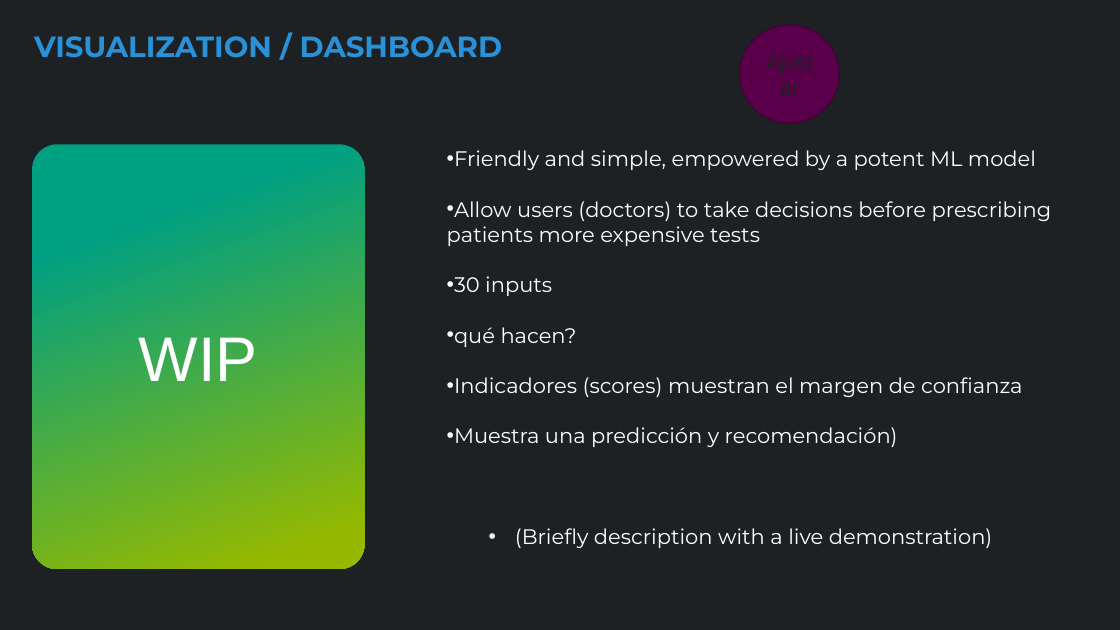
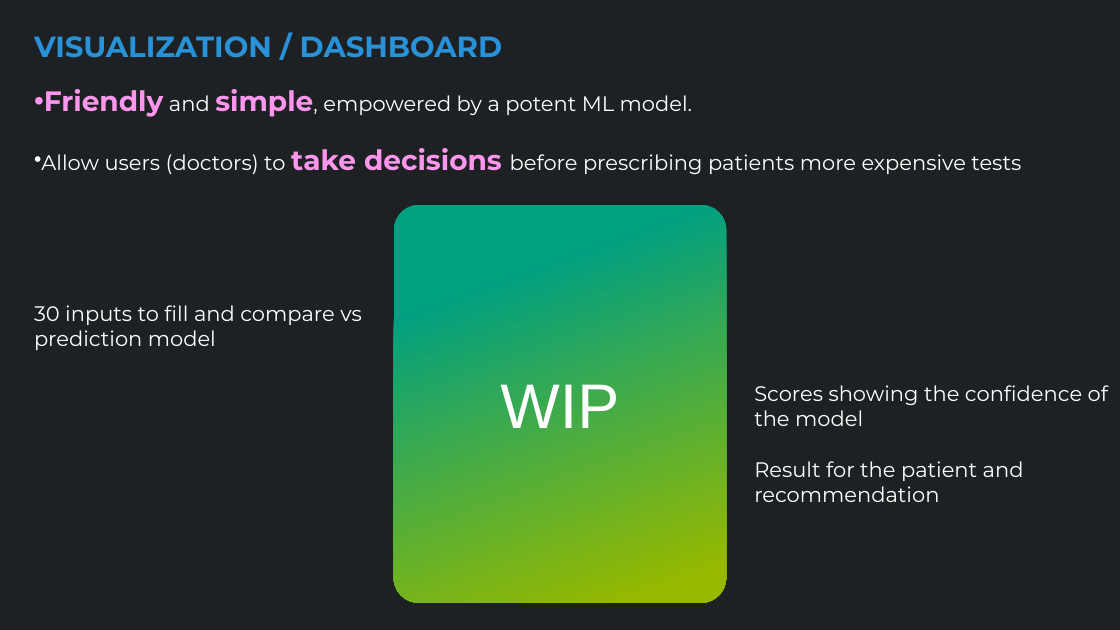
Before and after one commit to MajoGarciaMontes/FINAL-PROJECT, a slide deck: slide 8 of Presentation/Breast cancer ML.pptx. Drawn at 1120x630 pixels with LibreOffice and Linux fonts; fonts in the diff are those of the drawing. Boxes give left, top, right and bottom in pixels: in the first picture for what was removed or moved away, otherwise in the second. Text is boxed around its words. In the diff, an @@ line names an element or a change of style, - is before the commit and + after.

```diff
--- a/Presentation/Breast cancer ML.pptx
+++ b/Presentation/Breast cancer ML.pptx
@@ ellipse removed at (740,25,839,124) @@
-Ajustar
@@ text "Friendly and simple, empowered by ...": place and size @@
-text "Friendly and simple, empowered by ..." at (447,150,1052,548)
+text "Friendly and simple, empowered by ..." at (41,89,1021,174)
@@ text at (44,89,692,117): text changed @@
-• Friendly and simple, empowered by a potent ML model
+• Friendly and simple, empowered by a potent ML model.
@@ text at (41,148,1021,174): size 18 to 24 pt, text colour #FFFFFF to #FF96ED, bold on in "take decisions" @@
@@ rounded rectangle "WIP": place and size @@
-rounded rectangle "WIP" at (32,145,365,570)
+rounded rectangle "WIP" at (394,205,727,603)
@@ text at (454,276,1022,548): paragraphs removed @@
-• 30 inputs
-• qué hacen?
-• Indicadores (scores) muestran el margen de confianza
-• Muestra una predicción y recomendación)
-  • (Briefly description with a live demonstration)
@@ text added at (34,305,362,350), 18 pt, text #FFFFFF @@
+30 inputs to fill and compare vs prediction model
@@ text added at (754,385,1108,502), 18 pt, text #FFFFFF @@
+Scores showing the confidence of the model
+Result for the patient and recommendation
```
Also in this commit, not shown: 2 other slides changed.
